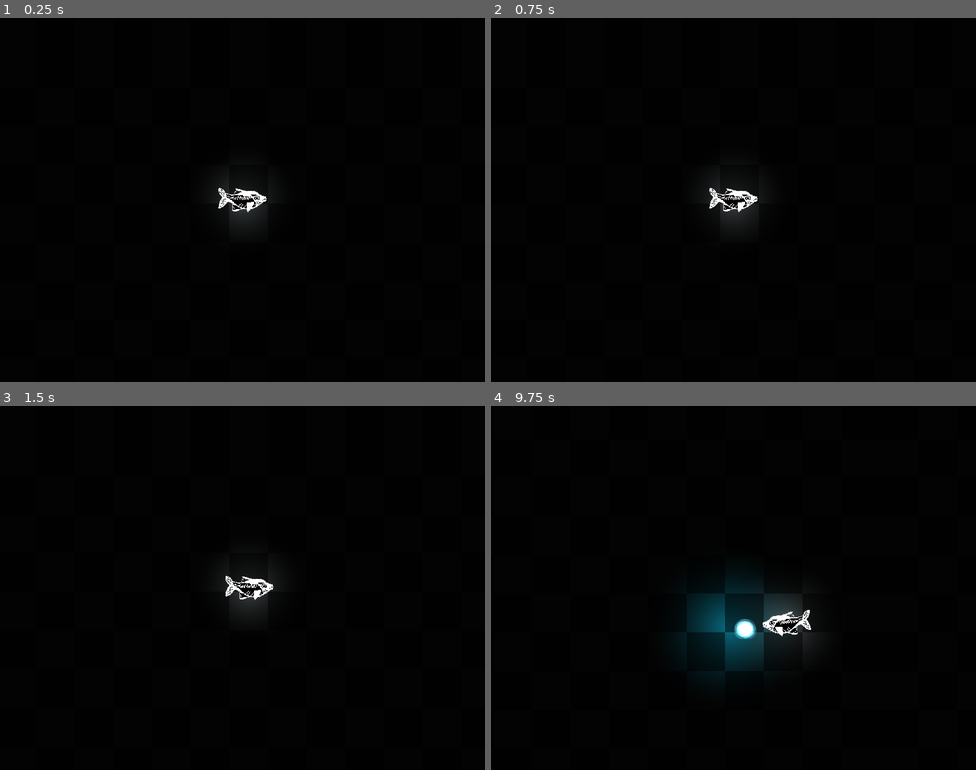
Above: before the commit, frames 1-4 (two rows, left to right).
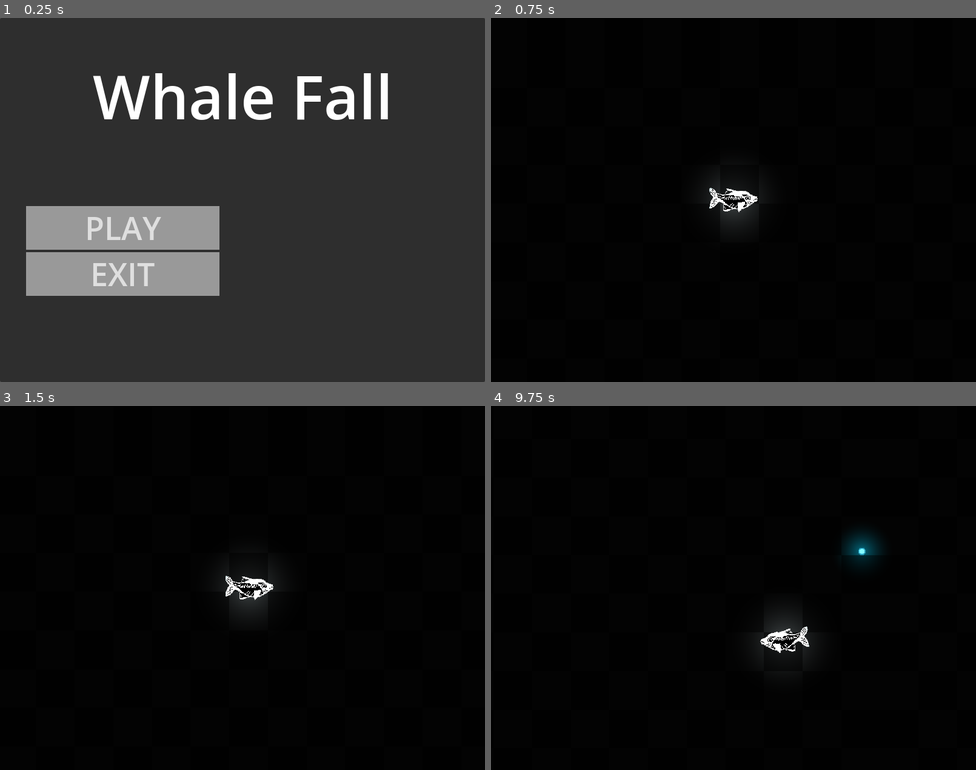
Above: after the commit, the same moments.

Repository: EdmarDev/ld57
Game: Godot game, scene res://Menu.tscn
Same seed, same stepped clock (60 frames per second), same inputs: the game is played once before the commit and once after it. Before the commit the project starts from res://main.tscn.
Inputs (mouse positions are in pixels of both pictures, inside the frame that each line leads up to):
- Up to frame 1 (0.25 s): no input
- Up to frame 2 (0.75 s): click (612, 229) at 0.5 s, where only the run after the commit has a clickable "PLAY"
- Up to frame 3 (1.5 s): tap Enter at 1.25 s; hold D (move_right) from 1.28 s (still down); tap Space (spit) at 1.35 s
- Up to frame 4 (9.75 s): release D (move_right) at 2.03 s; hold S (move_down) 2.03-2.78 s; tap Space (spit) every 0.75 s from 2.1 to 9.6 s; hold D (move_right) 2.78-3.53 s; hold W (move_up) 3.53-4.28 s; hold A (move_left) 4.28-5.78 s; hold S (move_down) 5.78-6.53 s; hold D (move_right) 6.53-7.28 s; hold W (move_up) 7.28-8.03 s; hold D (move_right) 8.03-8.78 s; hold S (move_down) 8.78-9.53 s; hold A (move_left) from 9.53 s (still down)

The runs differ from the first frame. In frame 1, 100% of the frame differs, in the area x 0-100%, y 0-100%; in frame 2, nothing differs; in frame 3, nothing differs; in frame 4, 4.7%.

Commit message:
feat: set menu as starting scene

Diff:
--- a/menu.gd
+++ b/menu.gd
@@ -12,7 +12,7 @@
 
 func _on_bplay_pressed() -> void:
 	get_tree().change_scene_to_file("res://gameplay.tscn")
-	$sounds/AuSselect.play()
+	$AuSselect.play()
 
 func _on_bexit_pressed() -> void:
 	get_tree().quit()
--- a/project.godot
+++ b/project.godot
@@ -11,7 +11,7 @@
 [application]
 
 config/name="LD 57"
-run/main_scene="uid://knmea1a104a3"
+run/main_scene="uid://b6uu0dxbua4wq"
 config/features=PackedStringArray("4.4", "GL Compatibility")
 config/icon="res://icon.svg"
 
Not shown: 1 places in Menu.tscn that only renumber resources
